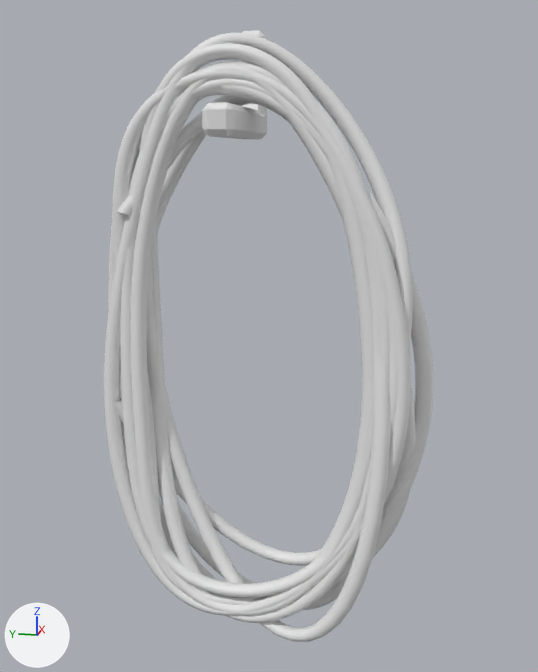
A saved change to the Blender file Game 2/Assets/Blender Imports/HoseAndHook.blend.
Both versions are drawn from a 50 mm lens placed at (-2.83, -0.63, 0.64), pointed at (0.33, 0.0, -0.15). The lights are fixed; the arrows at lower left show +X, +Y and +Z.

The first picture shows 'Hook', 'Hose'.
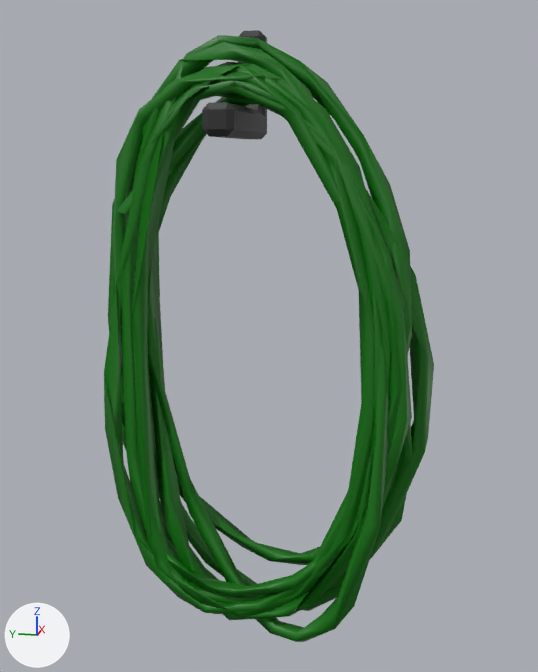
Boxes [x1, y1, x2, y2] around the edits, measured in the pictures (538 x 672 px):
'Hose', reshaped
    before: [104, 33, 434, 642]
    after: [104, 35, 434, 642]
'Hook', recoloured (grey to black)
    both: [202, 30, 267, 139]

The change, as a diff of the scene's bpy script:
```diff
--- a/Game 2/Assets/Blender Imports/HoseAndHook.blend.py
+++ b/Game 2/Assets/Blender Imports/HoseAndHook.blend.py
@@ img_textureatlas_png @@
+img_textureatlas_png = load_image('TextureAtlas.png', '../Materials/TextureAtlas.png', 2048, 2048, 'sRGB')
@@ mat_material @@
+mat_material = principled_material('Material')
+mat_material.texture = img_textureatlas_png
@@ me_cube_001 @@
 me_cube_001.from_pydata(...)  # 37 vertices, 44 faces; spans x -1.0..12.83, y -1.0..1.0, z -1.0..6.48
+me_cube_001.materials.append(mat_material)  # picture img_textureatlas_png
@@ me_nurbspath @@
+me_nurbspath.from_pydata(...)  # 591 vertices, 1142 faces; spans x -0.5..0.395, y -0.147..0.168, z -0.037..0.284
+me_nurbspath.polygons.foreach_set('use_smooth', [True] * 1142)
+me_nurbspath.materials.append(mat_material)  # picture img_textureatlas_png
@@ ob_hose @@
-ob_hose = bpy.data.objects.new('Hose', cu_nurbspath)
+ob_hose = bpy.data.objects.new('Hose', me_nurbspath)
 ob_hose.location = (-0.017, -0.298, -0.329)
```
